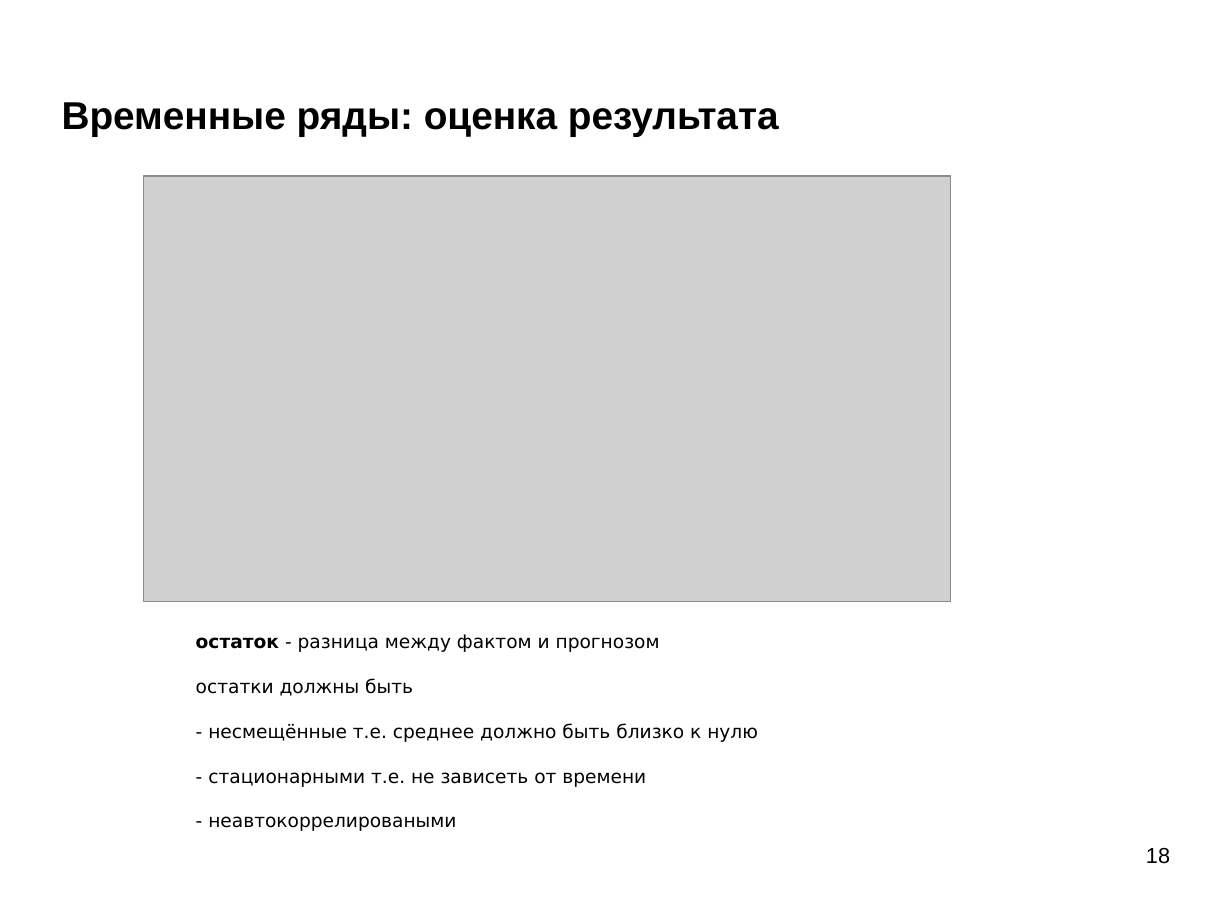
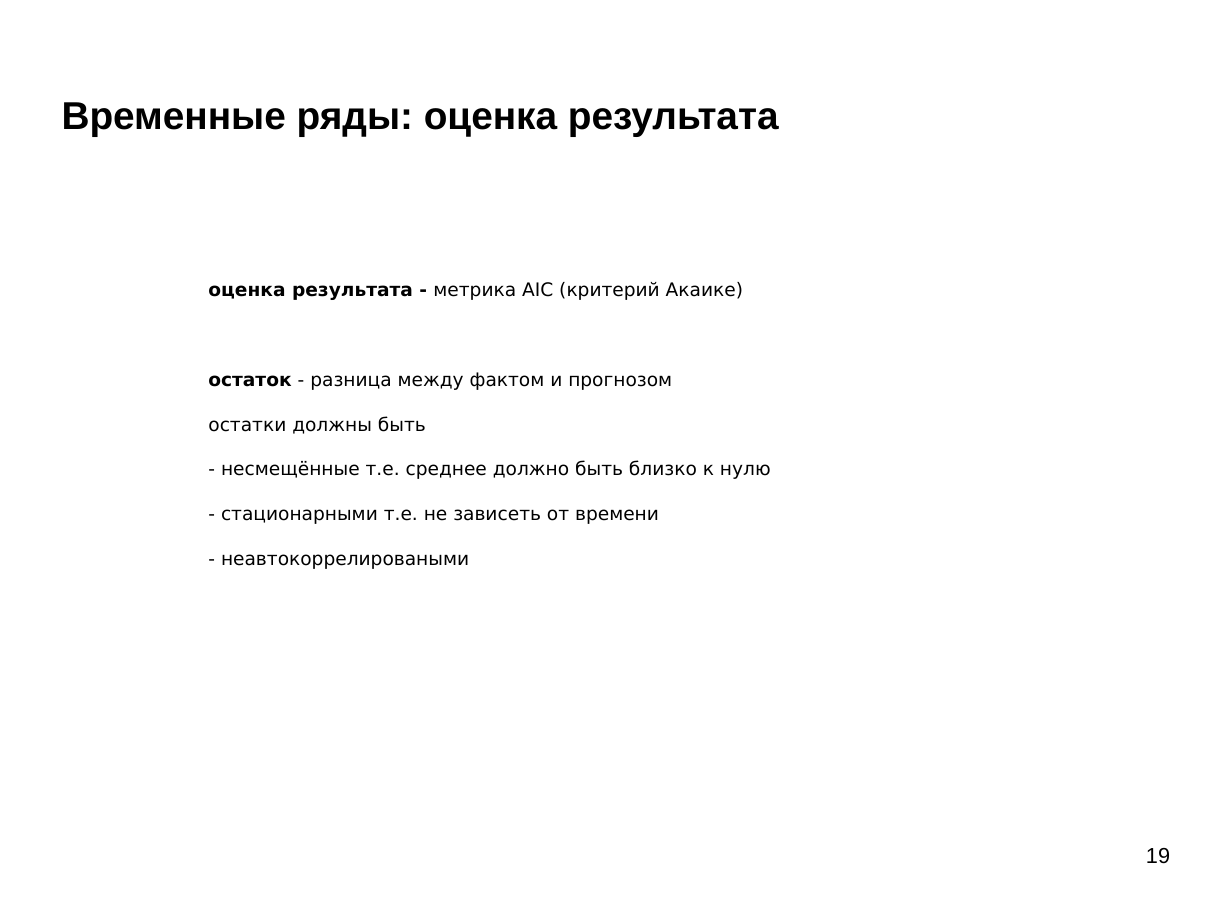
Before and after one commit to mechanoid5/ml_lectorium_2024_I, a slide deck: slide 19 of 22-time-series.odp (slide 18 before the commit). Drawn at 1232x924 pixels with LibreOffice and Linux fonts; fonts in the diff are those of the drawing; grey boxes stand for pictures; background and template pictures are left out. Boxes give left, top, right and bottom in pixels: in the first picture for what was removed or moved away, otherwise in the second. Text is boxed around its words. In the diff, an @@ line names an element or a change of style, - is before the commit and + after.

```diff
--- a/22-time-series.odp
+++ b/22-time-series.odp
@@ picture removed at (143,176,950,601) @@
@@ text "оценка результата - метрика AIC ...": place and size @@
-text "оценка результата - метрика AIC ..." at (196,634,758,831)
+text "оценка результата - метрика AIC ..." at (208,282,771,569)
@@ text at (208,282,743,300): paragraph added @@
+оценка результата - метрика AIC (критерий Акаике)
@@ page number at (1146,848,1170,864): text changed @@
-18
+19
```
Also in this commit, not shown: 6 other slides changed, 3 slides added, 3 other files.
